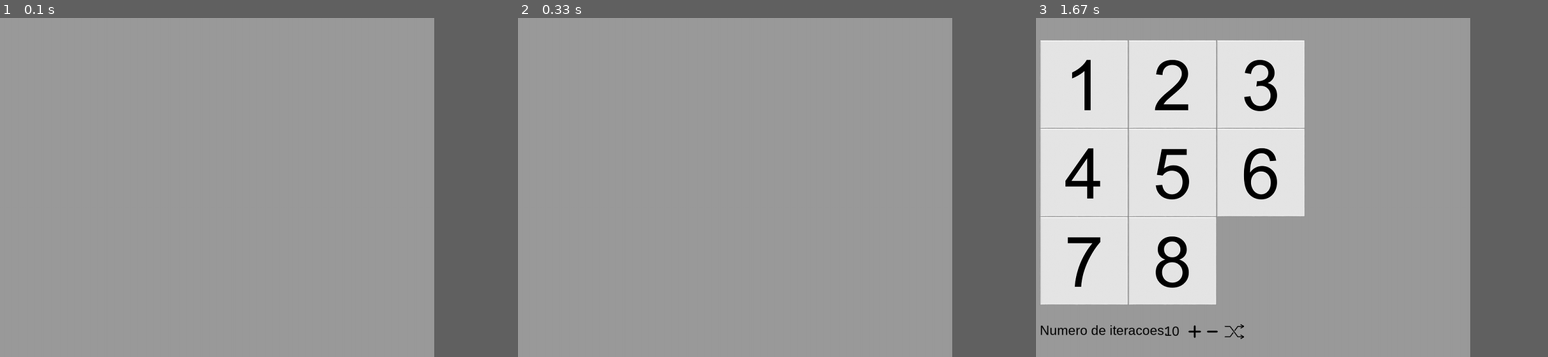
Above: before the commit, frames 1-3 (left to right).
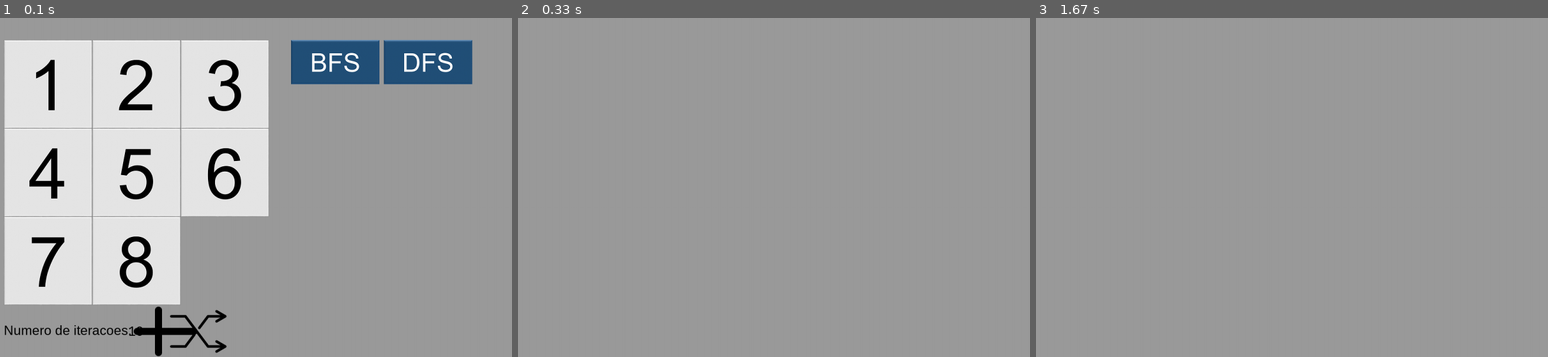
Above: after the commit, the same moments.

Repository: douglasscorrea/8Puzzle-FIA
Game: pygame game, started from Interface/main.py
The game is run twice, just before and just after one commit, with the same random seed, the same clock (stepped at 60 frames per second) and the same inputs.
Inputs:
- Up to frame 1 (0.1 s): no input
- Up to frame 2 (0.33 s): no input
- Up to frame 3 (1.67 s): tap Esc at 0.33 s
In our replay, the window is 768x576 before the commit and 900x576 after it. These sizes can differ from the game's own. Grey fills any space a smaller window leaves; there, only what the larger window draws over its background counts as a difference.

The runs differ from the first frame. In frame 1, 41% of the frame differs, in the area x 0-93%, y 6-100%; in frame 2, less than 0.1%; in frame 3, 36%.

Commit message:
deletando arquivos inuteis

Diff:
--- a/Interface/constants.py
+++ b/Interface/constants.py
@@ -1,5 +1,5 @@
 SCREEN_HEIGHT = 768
-SCREEN_WIDTH  = 1024
+SCREEN_WIDTH  = 1200
 SCREEN_SIZE   = (SCREEN_WIDTH, SCREEN_HEIGHT)
 FPS           = 60
 
--- a/Interface/controls.py
+++ /dev/null
@@ -1,10 +0,0 @@
-import numpy as np
-import constants as c
-
-class Game_Controls:
-    def __init__(self):
-        self.algorithm = 0
-        self.pos_matrix = np.matrix([[1, 2.3], [4, 5, 6], [7, 8, 0]])
-
-    def enable_algorithm(self, cod):  # 0=none, 1=BFS, 2=DFS, 3=it_DFS, 4=A*H1, 5=A*H2
-        self.algorithm = cod
--- a/Interface/interface.py
+++ /dev/null
@@ -1,80 +0,0 @@
-import pygame, os, sys
-from pygame.locals import *
-import pygame_functions as pyf
-import constants as c
-import controls as co
-
-
-os.environ['SDL_VIDEO_CENTERED'] = '1'
-
-
-class Game_Interface:
-
-    def __init__(self):
-        pygame.init()
-        self.display = pyf.screenSize(1200,800)
-        #self.display = pygame.display.set_mode(c.SCREEN_SIZE)
-        pygame.display.set_caption(c.TITLE)
-       # for i in range (0,)
-        self.button('', 24, c.CONTOUR_MENU, 100, 100, 600, 600, c.BLUE, c.BLUE_B)
-
-    def text_objects(self, text, font, color_text):
-        text_surface = font.render(text, True, color_text)
-        return text_surface, text_surface.get_rect()
-
-    def button(self, msg, fs, bd, x, y, w, h, ic, ac, action=None):
-        mouse = pygame.mouse.get_pos()
-        click = pygame.mouse.get_pressed()
-        line = bd
-        pygame.draw.rect(self.display, c.BLACK, (x - (line / 2), y - (line / 2), w + line, h + line))
-        if x + w > mouse[0] > x and y + h > mouse[1] > y:
-            pygame.draw.rect(self.display, ac, (x, y, w, h))
-            if click[0] == 1 and action is not None:
-                action()
-        else:
-            pygame.draw.rect(self.display, ic, (x, y, w, h))
-        small_text = pygame.font.Font(c.FONT_1, fs)
-        text_surf, text_rect = self.text_objects(msg, small_text, c.BLACK)
-        text_rect.center = ((x + (w / 2)), (y + (h / 2)))
-        self.display.blit(text_surf, text_rect)
-
-    def quit(self):
-        pygame.quit()
-        sys.exit()
-
-    def board(self):
-        self.button('BFS', 24, c.CONTOUR_MENU, c.SCREEN_WIDTH - 300, 50, 100, 60, c.BLUE, c.BLUE_B)
-        self.button('DFS', 24, c.CONTOUR_MENU, c.SCREEN_WIDTH - 150, 50, 100, 60, c.BLUE, c.BLUE_B)
-        self.button('It DFS', 24, c.CONTOUR_MENU, c.SCREEN_WIDTH - 300, 160, 100, 60, c.BLUE, c.BLUE_B)
-        self.button('A* H1', 24, c.CONTOUR_MENU, c.SCREEN_WIDTH - 150, 160, 100, 60, c.BLUE, c.BLUE_B)
-        self.button('A* H2', 24, c.CONTOUR_MENU, c.SCREEN_WIDTH - 225, 270, 100, 60, c.BLUE, c.BLUE_B)
-
-        #instructionLabel = pyf.makeLabel("Teste", 40, 10, 10, "blue", "Agency FB", "Yellow")
-        #pyf.showLabel(instructionLabel)
-
-
-        #pyf.moveSprite(one, 50, 0)
-
-def init_game():
-    one = pyf.makeSprite("/home/paulohenrik/GIT-repository/8Puzzle-FIA/Interface/images/1")
-    pyf.showSprite(one)
-    while True:
-        for event in pygame.event.get():
-            if event.type == QUIT:
-                interface.quit()
-
-            if event.type == pygame.KEYDOWN:
-                if event.key == pygame.K_ESCAPE:
-                    interface.quit()
-
-        interface.board()
-        if pyf.keyPressed("up"):
-            pyf.moveSprite(one, 50, 0)
-        #clock.tick(c.FPS)
-        #pygame.display.update()
-
-
-interface = Game_Interface()
-#clock = pygame.time.Clock()
-init_game()
-pyf.endWait()
--- a/Interface/main.py
+++ b/Interface/main.py
@@ -3,7 +3,6 @@
 import pygame_functions as pyf
 import constants as c
 import time
-import controls as co
 import shuffle
 
 
@@ -28,6 +27,12 @@
         self.plus = pyf.makeSprite("images/plus.png")
         self.minus = pyf.makeSprite("images/minus.png")
         self.shuffle_button = pyf.makeSprite("images/shuffle.png")
+        self.BFS_button = pyf.makeSprite("images/BFS.png")
+        self.DFS_button = pyf.makeSprite("images/DFS.png")
+        self.BFS_IT_button = pyf.makeSprite("images/BFS_IT.png")
+        self.BFS_IT_button = pyf.makeSprite("images/BFS_IT.png")
+        self.A1_button = pyf.makeSprite("images/A_H1.png")
+        self.A2_button = pyf.makeSprite("images/A_H2.png")
         self.text_shuffler_label = pyf.makeLabel("Numero de iteracoes: ", 30, 50, 690, "black", "Arial", "clear")
         self.number_shuffler_label = pyf.makeLabel(str(c.IT), 30, 332, 692, "black", "Arial", "clear")
         self.spriteList = [n0, n1, n2, n3, n4, n5, n6, n7, n8]
@@ -44,6 +49,11 @@
         pyf.moveSprite(self.shuffle_button, 490, 710, True)
         pyf.moveSprite(self.plus, 400, 710, True)
         pyf.moveSprite(self.minus, 440, 710, True)
+        pyf.moveSprite(self.BFS_button, 800, 100, True)
+        pyf.moveSprite(self.DFS_button, 1010, 100, True)
+        pyf.moveSprite(self.BFS_IT_button, 900, 210, True)
+        pyf.moveSprite(self.A1_button, 800, 320, True)
+        pyf.moveSprite(self.A2_button, 1010, 320, True)
         #pyf.transformSprite(self.shuffle_button, 0, 0.7)  Usar para tabuleiro maior que 3x3
 
         pyf.showSprite(self.spriteList[0])
@@ -60,6 +70,11 @@
         pyf.showSprite(self.minus)
         pyf.showLabel(self.text_shuffler_label)
         pyf.showLabel(self.number_shuffler_label)
+        pyf.showLabel(self.BFS_button)
+        pyf.showLabel(self.DFS_button)
+        pyf.showLabel(self.BFS_IT_button)
+        pyf.showLabel(self.A1_button)
+        pyf.showLabel(self.A2_button)
         pyf.transformSprite(self.shuffle_button, 0, 0.35)
         pyf.transformSprite(self.plus, 0, 0.25)
         pyf.transformSprite(self.minus, 0, 0.25)
@@ -93,7 +108,11 @@
             if pyf.spriteClicked(self.plus):
                 if not self.mouse_state_plus:
                     self.mouse_state_plus = True
-                    if c.IT >= 10:
+                    if c.IT >= 1000:
+                        c.IT += 1000
+                    elif c.IT >= 100:
+                        c.IT += 100
+                    elif c.IT >= 10:
                         c.IT += 10
                     else:
                         c.IT += 1
@@ -104,7 +123,11 @@
             if pyf.spriteClicked(self.minus):
                 if not self.mouse_state_minus:
                     self.mouse_state_minus = True
-                    if c.IT > 10:
+                    if c.IT > 1000:
+                        c.IT -= 1000
+                    elif c.IT > 100:
+                        c.IT -= 100
+                    elif c.IT > 10:
                         c.IT -= 10
                     elif c.IT > 0:
                         c.IT -= 1
Binary file added: Interface/images/A_H1.png
Binary file added: Interface/images/A_H2.png
Binary file added: Interface/images/BFS.png
Binary file added: Interface/images/BFS_IT.png
Binary file added: Interface/images/DFS.png
